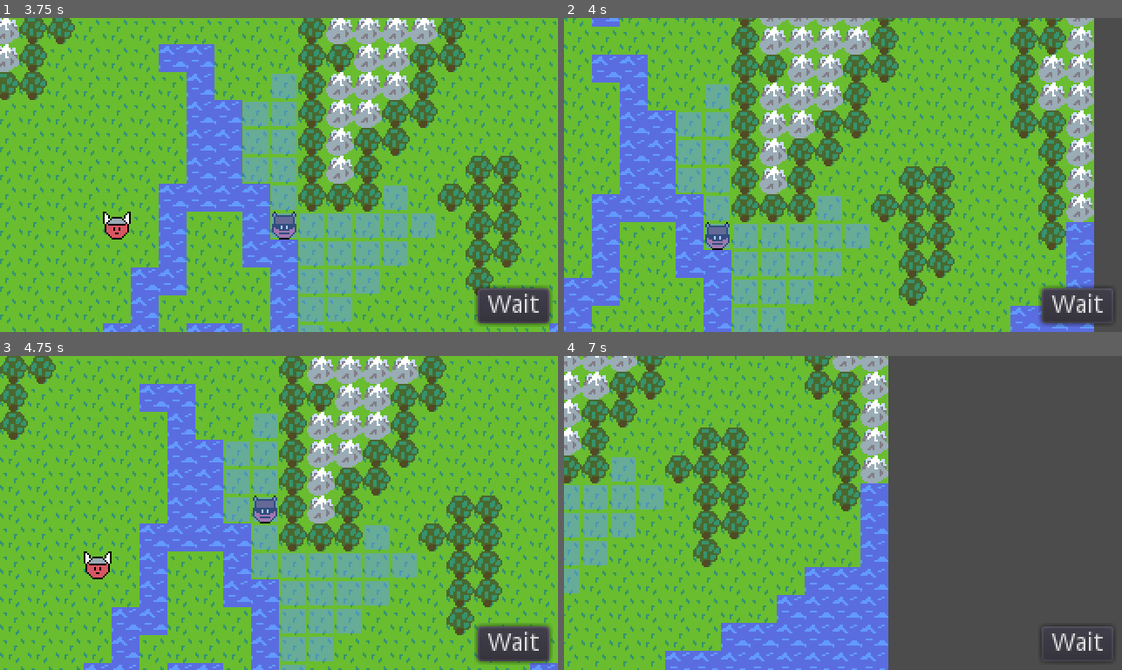
Above: before the commit, frames 1-4 (two rows, left to right).
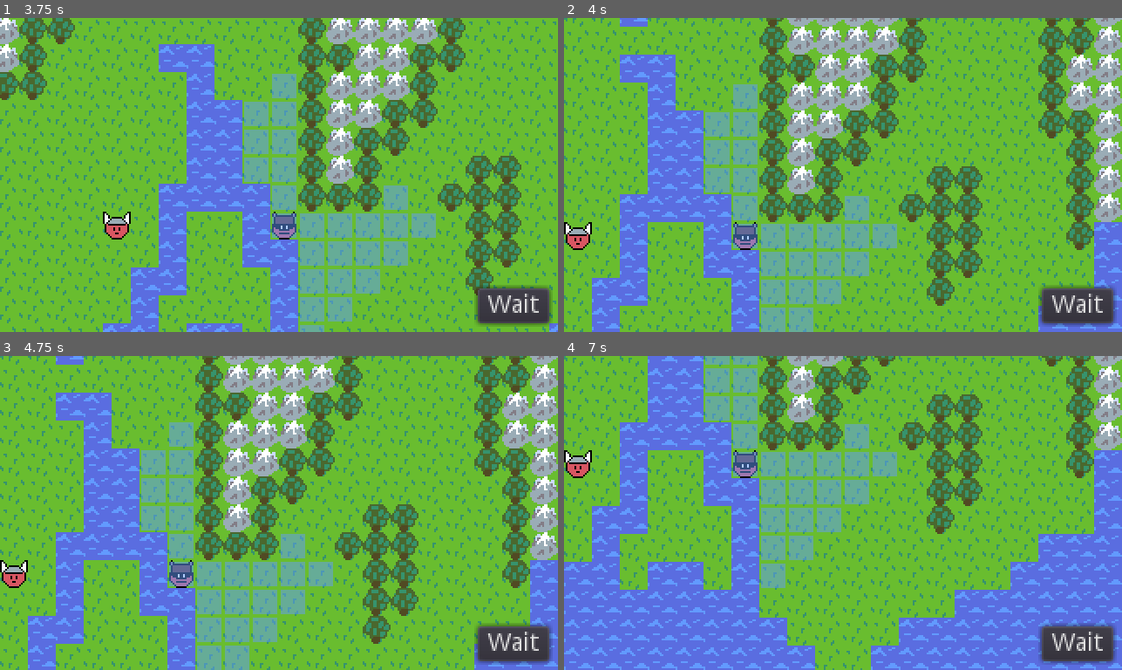
Above: after the commit, the same moments.

Repository: AaronWizard/LegendsOfMajesticSteel
Game: Godot game, scene res://src/game/Game.tscn
Same seed, same stepped clock (60 frames per second), same inputs: the game is played once before the commit and once after it.
Inputs (mouse positions are in pixels of both pictures, inside the frame that each line leads up to):
- Up to frame 1 (3.75 s): click "Wait" at 0.5 s; click "Wait" at 1.25 s; click "Wait" at 2 s; move the mouse to (251, 237) at 2.77 s; click (251, 237) at 2.92 s; tap Enter at 3.5 s; drag from (446, 222) to (251, 237) at 3.52 s
- Up to frame 2 (4 s): no input
- Up to frame 3 (4.75 s): tap Space at 4.25 s; move the mouse to (111, 465) at 4.27 s; click (111, 465) at 4.42 s
- Up to frame 4 (7 s): drag from (870, 513) to (675, 465) at 5.02 s; tap Enter at 5.75 s; move the mouse to (759, 434) at 5.77 s; click (759, 434) at 5.92 s; tap Space at 6.5 s; drag from (965, 497) to (759, 434) at 6.52 s

Frame 1 is identical in both runs. In frame 2, 39% of the frame differs, in the area x 0-100%, y 0-100%; in frame 3, 64%; in frame 4, 86%.

Commit message:
Fixed more issues in camera, simplifying code in the process

Diff:
--- a/src/game/Game.gd
+++ b/src/game/Game.gd
@@ -37,17 +37,11 @@
 	_camera.drag(relative)
 
 
-func _on_TurnManager_followed_actor(actor: Actor) -> void:
+func _on_TurnManager_turn_started(actor: Actor) -> void:
+	var battle_stats: BattleStats = actor.battle_stats
+	_map_highlights.set_move_highlight(battle_stats.walk_cells)
 	_camera.follow_actor(actor)
 
 
-func _on_TurnManager_set_movement_range(move_range: Array) -> void:
-	_map_highlights.set_move_highlight(move_range)
-
-
-func _on_TurnManager_action_start() -> void:
-	_camera.reset_offset()
-
-
-func _on_TurnManager_cleared_map_highlights() -> void:
-	_map_highlights.clear()
+func _on_TurnManager_action_started(actor: Actor) -> void:
+	_camera.follow_actor(actor)
--- a/src/game/Game.tscn
+++ b/src/game/Game.tscn
@@ -21,8 +21,6 @@
 script = ExtResource( 5 )
 
 [node name="BattleGUI" parent="." instance=ExtResource( 6 )]
-[connection signal="action_start" from="TurnManager" to="." method="_on_TurnManager_action_start"]
-[connection signal="cleared_map_highlights" from="TurnManager" to="." method="_on_TurnManager_cleared_map_highlights"]
-[connection signal="followed_actor" from="TurnManager" to="." method="_on_TurnManager_followed_actor"]
-[connection signal="set_movement_range" from="TurnManager" to="." method="_on_TurnManager_set_movement_range"]
+[connection signal="action_started" from="TurnManager" to="." method="_on_TurnManager_action_started"]
+[connection signal="turn_started" from="TurnManager" to="." method="_on_TurnManager_turn_started"]
 [connection signal="mouse_dragged" from="BattleGUI" to="." method="_on_BattleGUI_mouse_dragged"]
--- a/src/game/GameCamera.gd
+++ b/src/game/GameCamera.gd
@@ -1,9 +1,5 @@
 class_name GameCamera
 extends Camera2D
-
-export var offset_reset_speed := 32
-
-onready var _tween: Tween = $Tween
 
 
 func set_bounds(rect: Rect2) -> void:
@@ -15,17 +11,19 @@
 
 
 func drag(relative: Vector2) -> void:
-	offset -= relative
+	stop_following_actor()
+	position -= relative
 
 
-func reset_offset() -> void:
-	if offset != Vector2.ZERO:
-		var time := offset.length() / (offset_reset_speed * 8)
-		# warning-ignore:return_value_discarded
-		_tween.interpolate_property(self, "offset", offset, Vector2.ZERO,
-				time, Tween.TRANS_LINEAR, Tween.EASE_IN_OUT)
-		# warning-ignore:return_value_discarded
-		_tween.start()
+func follow_actor(actor: Actor) -> void:
+	drag_margin_h_enabled = true
+	drag_margin_v_enabled = true
+	smoothing_enabled = true
+	actor.remote_transform.remote_path = get_path()
 
-func follow_actor(actor: Actor) -> void:
-	actor.remote_transform.remote_path = get_path()
+
+func stop_following_actor() -> void:
+	drag_margin_h_enabled = false
+	drag_margin_v_enabled = false
+	smoothing_enabled = false
+	position = get_camera_position()
--- a/src/game/GameCamera.tscn
+++ b/src/game/GameCamera.tscn
@@ -6,10 +6,5 @@
 current = true
 limit_left = 0
 limit_top = 0
-drag_margin_h_enabled = true
-drag_margin_v_enabled = true
-smoothing_enabled = true
 smoothing_speed = 8.0
 script = ExtResource( 1 )
-
-[node name="Tween" type="Tween" parent="."]
--- a/src/game/TurnManager.gd
+++ b/src/game/TurnManager.gd
@@ -1,10 +1,10 @@
 class_name TurnManager
 extends Node
 
-signal followed_actor(actor)
-signal set_movement_range(move_range)
-signal action_start
-signal cleared_map_highlights
+signal turn_started(actor)
+signal action_started(actor)
+signal action_ended(actor)
+signal turn_ended(actor)
 
 var running := false
 
@@ -26,18 +26,18 @@
 			battle_stats.start_turn()
 			controller.connect_to_gui(gui)
 
-			emit_signal("followed_actor", actor)
-			emit_signal("set_movement_range", battle_stats.walk_cells)
+			emit_signal("turn_started", actor)
 
 			while not battle_stats.finished:
 				controller.determine_action()
 				var action: Action = yield(controller, "determined_action")
 				if action:
 					action.start()
-					emit_signal("action_start")
+					emit_signal("action_started", actor)
 					yield(action, "finished")
+					emit_signal("action_ended", actor)
 
-			emit_signal("cleared_map_highlights")
+			emit_signal("turn_ended", actor)
 			controller.disconnect_from_gui(gui)
 
 		_current_index = (_current_index + 1) % actors.size()
--- a/src/maps/MapHighlights.gd
+++ b/src/maps/MapHighlights.gd
@@ -11,10 +11,7 @@
 
 
 func set_move_highlight(cells: Array) -> void:
+	_highlights.clear()
 	for c in cells:
 		var cell: Vector2 = c
 		_highlights.set_cellv(cell, Tiles.WALK)
-
-
-func clear() -> void:
-	_highlights.clear()
